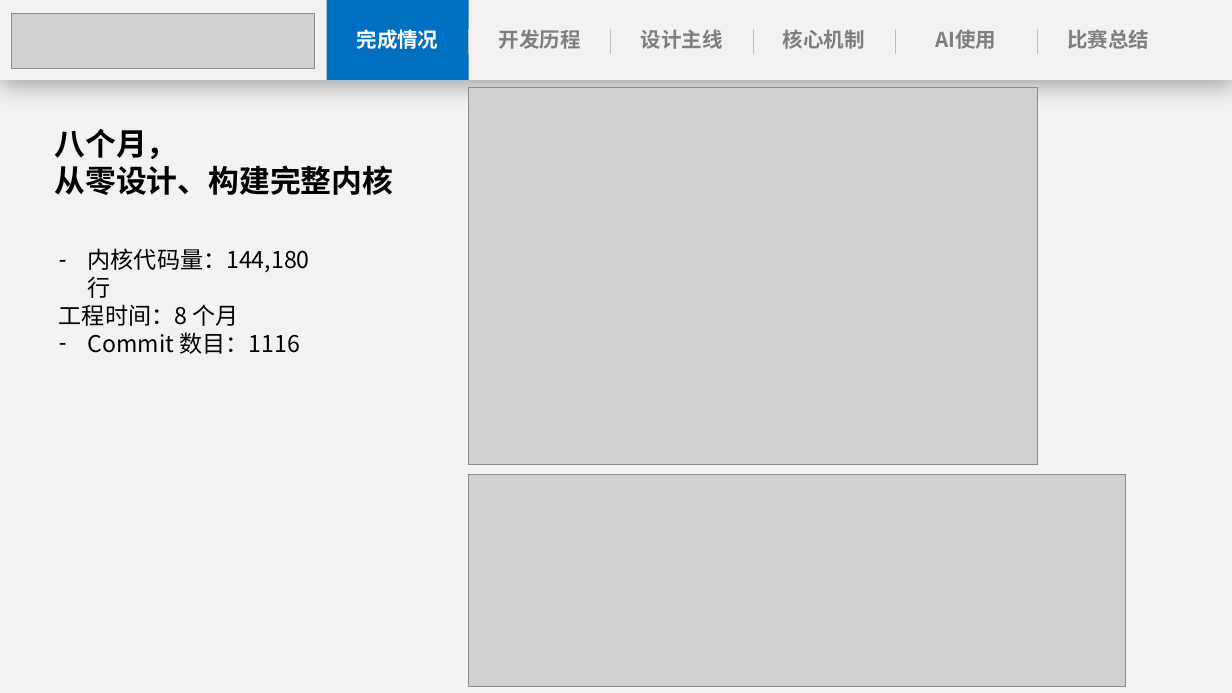
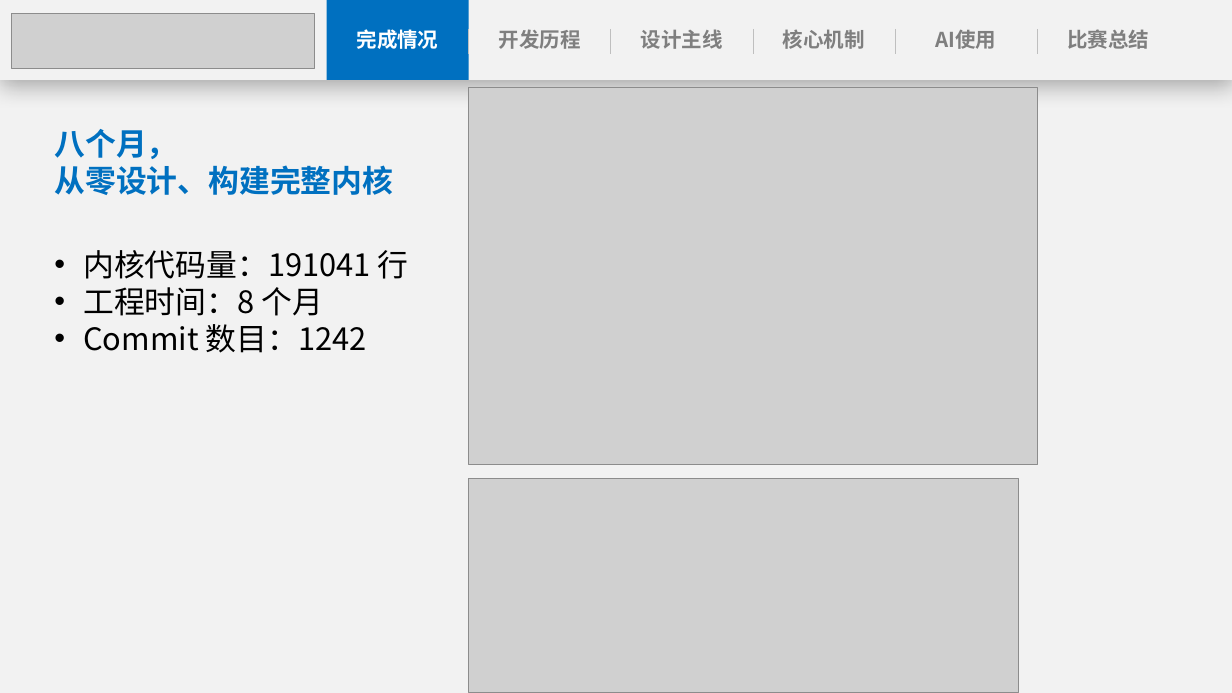
Before and after one commit to anemone-os/anemone, a slide deck: slide 3 of report/ppt/Anemone决赛演示文稿.pptx. Drawn at 1232x693 pixels with LibreOffice and Linux fonts; fonts in the diff are those of the drawing; grey boxes stand for pictures. Boxes give left, top, right and bottom in pixels: in the first picture for what was removed or moved away, otherwise in the second. Text is boxed around its words. In the diff, an @@ line names an element or a change of style, - is before the commit and + after.

```diff
--- a/report/ppt/Anemone决赛演示文稿.pptx
+++ b/report/ppt/Anemone决赛演示文稿.pptx
@@ text "八个月，" at (54,129,393,195): text colour #000000 to #0070C0; alignment left to centre @@
@@ text at (83,250,409,279): text changed; size 18 to 24 pt @@
-– 内核代码量：144,180 行
+• 内核代码量：191041 行
@@ text at (83,287,323,316): size 18 to 24 pt in "工程时间：8 个月"; bullet none to • @@
@@ text at (83,324,367,353): text changed; size 18 to 24 pt @@
-– Commit 数目：1116
+• Commit 数目：1242
@@ picture: place and size @@
-picture at (469,474,1126,687)
+picture at (469,478,1019,693)
```
Also in this commit, not shown: 25 other slides changed.
